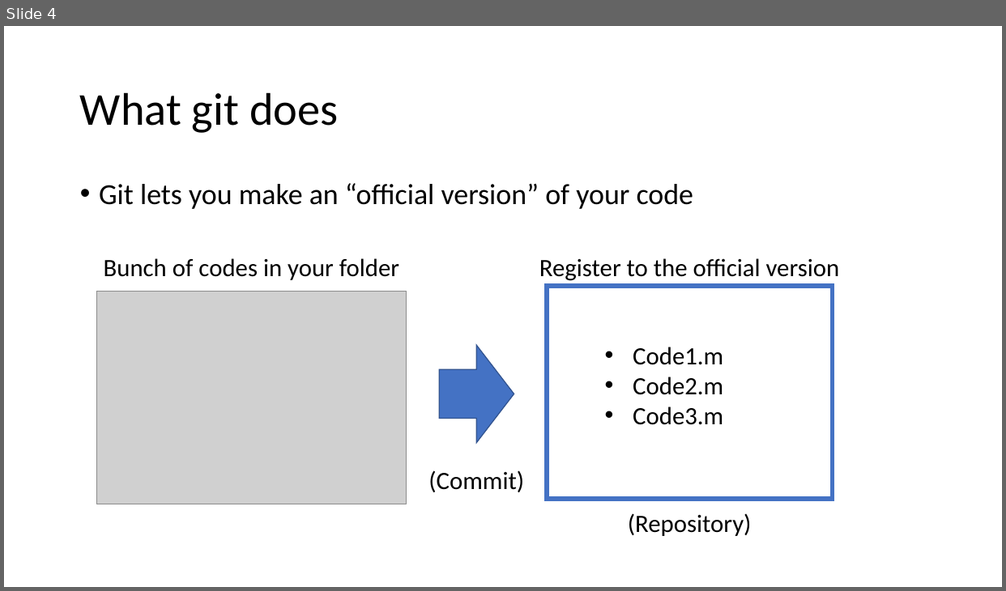
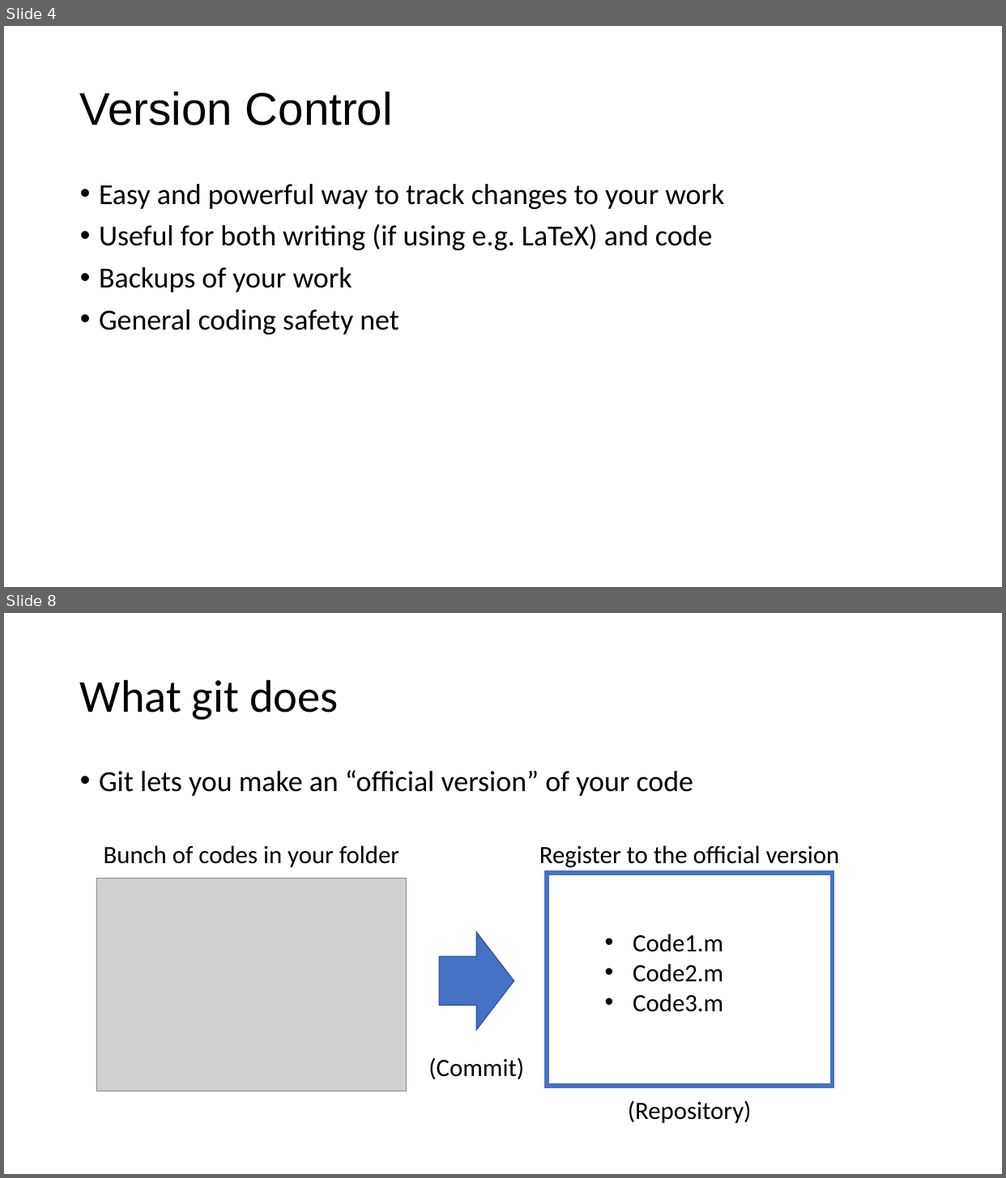
Before and after one commit to vibhaannaswamy/INP_Git_Intro_forked, a slide deck: slides/GitHubIntro_2021.pptx. Shown one above the other, each under a label of ours: slide 4 before the commit, slides 4 and 8 after it; the slides between them are not shown. The pictures are 1006x591 and 1006x1178 pixels, drawn with LibreOffice and Linux fonts; fonts in the diff are those of the drawing; grey boxes stand for pictures. Boxes give left, top, right and bottom in pixels: in the first picture for what was removed or moved away, otherwise in the second. Text is boxed around its words. In the diff, an @@ line names an element or a change of style, - is before the commit and + after.

```diff
--- a/slides/GitHubIntro_2021.pptx
+++ b/slides/GitHubIntro_2021.pptx
@@ slide 4 added at <box>4,26,1002,587</box>, background #FFFFFF @@
@@ title added at <box>80,92,393,126</box>, 44 pt, text #000000 @@
+Version Control
@@ text added at <box>99,184,724,335</box>, 28 pt, text #000000 @@
+• Easy and powerful way to track changes to your work
+• Useful for both writing (if using e.g. LaTeX) and code
+• Backups of your work
+• General coding safety net
@@ what was slide 4 is now slide 8 @@
```
Also in this commit, not shown: 3 slides changed, 3 other slides added, 3 other files.
